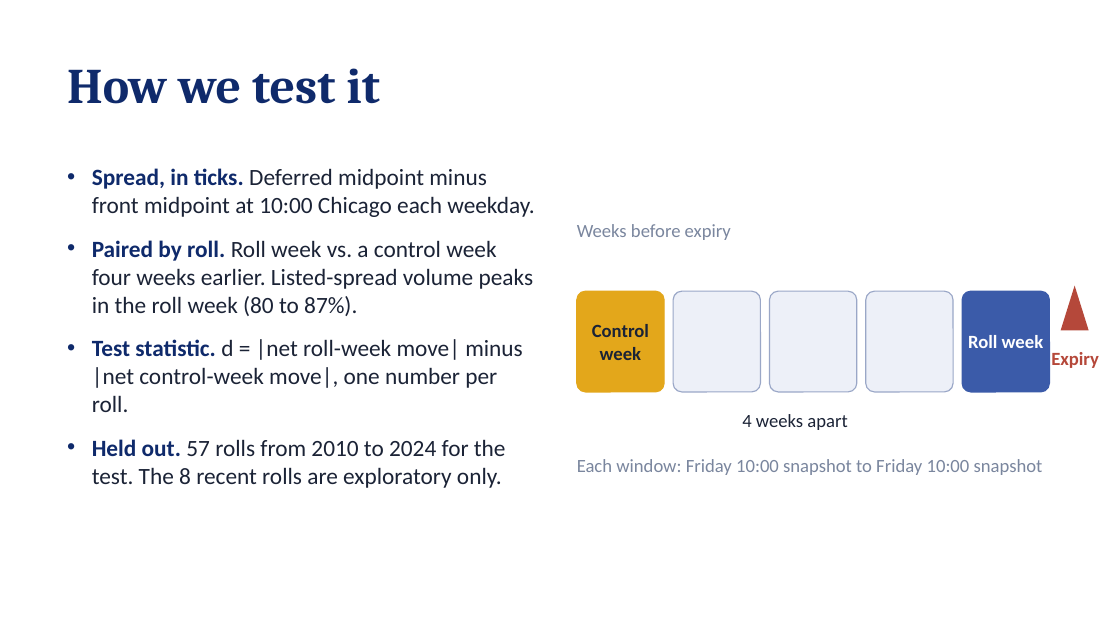
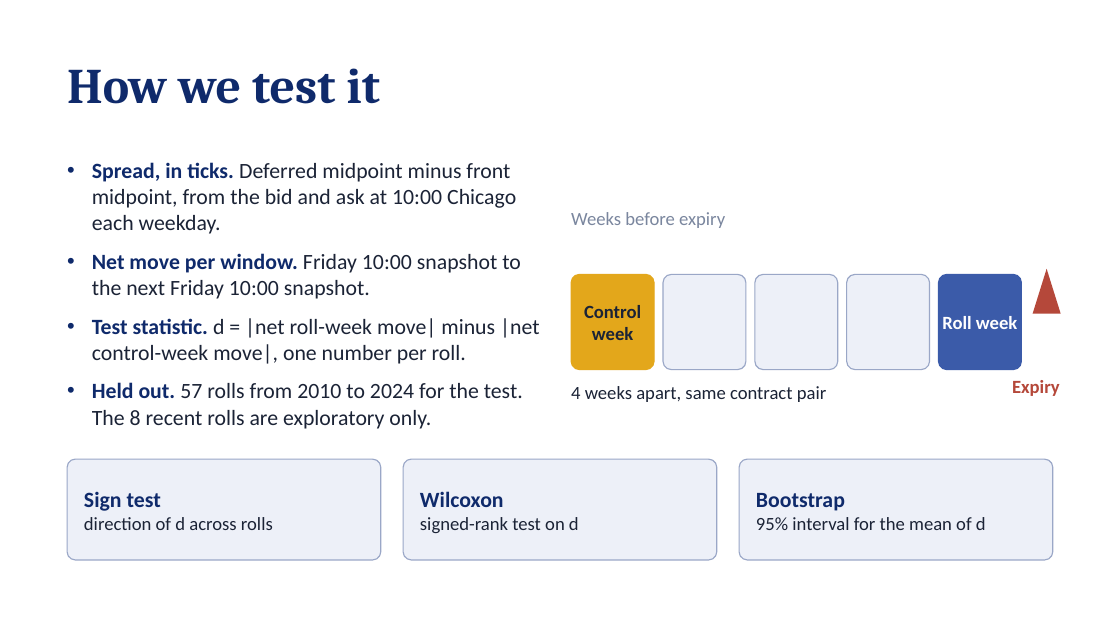
Before and after one commit to chris-mulligan-50/futures-project, a slide deck: slide 3 of docs/project_slides.pptx (slide 2 before the commit). Drawn at 1120x630 pixels with LibreOffice and Linux fonts; fonts in the diff are those of the drawing. Boxes give left, top, right and bottom in pixels: in the first picture for what was removed or moved away, otherwise in the second. Text is boxed around its words. In the diff, an @@ line names an element or a change of style, - is before the commit and + after.

```diff
--- a/docs/project_slides.pptx
+++ b/docs/project_slides.pptx
@@ text at (92, 162, 521, 299): text changed; size 15 to 14 pt @@
-• Spread, in ticks. Deferred midpoint minus front midpoint at 10:00 Chicago each weekday.
-• Paired by roll. Roll week vs. a control week four weeks earlier. Listed-spread volume peaks in the roll week (80 to 87%).
+• Spread, in ticks. Deferred midpoint minus front midpoint, from the bid and ask at 10:00 Chicago each weekday.
+• Net move per window. Friday 10:00 snapshot to the next Friday 10:00 snapshot.
@@ text "Weeks before expiry": place and size @@
-text "Weeks before expiry" at (577, 224, 731, 240)
+text "Weeks before expiry" at (571, 212, 725, 228)
@@ triangle: place and size @@
-triangle at (1061, 286, 1089, 330)
+triangle at (1033, 269, 1061, 314)
@@ rounded rectangle: place and size @@
-rounded rectangle at (577, 291, 664, 392)
+rounded rectangle at (571, 274, 654, 370)
@@ text "Control week": place and size @@
-text "Control week" at (592, 324, 649, 360)
+text "Control week" at (584, 305, 641, 340)
@@ rounded rectangle: place and size @@
-rounded rectangle at (673, 291, 760, 392)
+rounded rectangle at (663, 274, 746, 370)
@@ rounded rectangle: place and size @@
-rounded rectangle at (769, 291, 857, 392)
+rounded rectangle at (755, 274, 838, 370)
@@ rounded rectangle: place and size @@
-rounded rectangle at (866, 291, 953, 392)
+rounded rectangle at (847, 274, 930, 370)
@@ rounded rectangle: place and size @@
-rounded rectangle at (962, 291, 1049, 392)
+rounded rectangle at (939, 274, 1021, 370)
@@ text "Roll week": place and size @@
-text "Roll week" at (968, 335, 1043, 348)
+text "Roll week" at (942, 316, 1017, 329)
@@ text at (92, 318, 540, 429): size 15 to 14 pt in "Test statistic. d = |net roll-week move| ...", "Held out. 57 rolls from 2010 to ..."; less space between paragraphs @@
@@ text at (571, 386, 827, 402): text changed @@
-4 weeks apart
+4 weeks apart, same contract pair
@@ text "Expiry": place and size @@
-text "Expiry" at (1051, 352, 1099, 368)
+text "Expiry" at (1012, 380, 1060, 396)
@@ rounded rectangle added at (67, 459, 381, 560), fill #EDF0F8, outline #9AA7C7 0.75 pt @@
@@ rounded rectangle added at (403, 459, 717, 560), fill #EDF0F8, outline #9AA7C7 0.75 pt @@
@@ text removed at (577, 459, 1043, 475) @@
-Each window: Friday 10:00 snapshot to Friday 10:00 snapshot
@@ rounded rectangle added at (739, 459, 1053, 560), fill #EDF0F8, outline #9AA7C7 0.75 pt @@
@@ text added at (84, 491, 273, 530), 12 pt, text #1B2336 @@
+Sign test
+direction of d across rolls
@@ text added at (420, 491, 579, 533), 12 pt, text #1B2336 @@
+Wilcoxon
+signed-rank test on d
@@ text added at (756, 493, 986, 530), 12 pt, text #1B2336 @@
+Bootstrap
+95% interval for the mean of d
```
Also in this commit, not shown: 3 other slides changed, 3 slides added.
